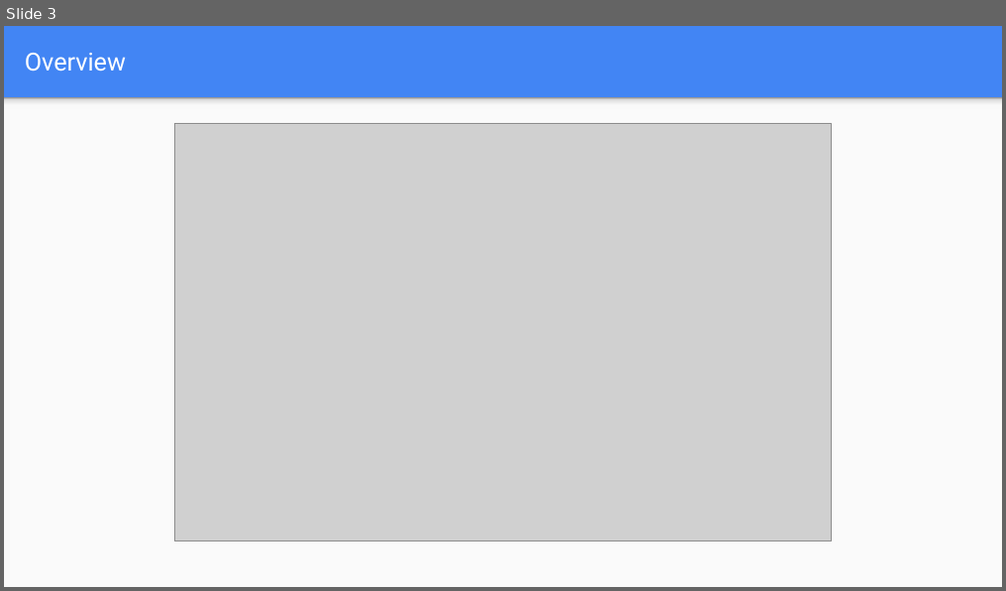
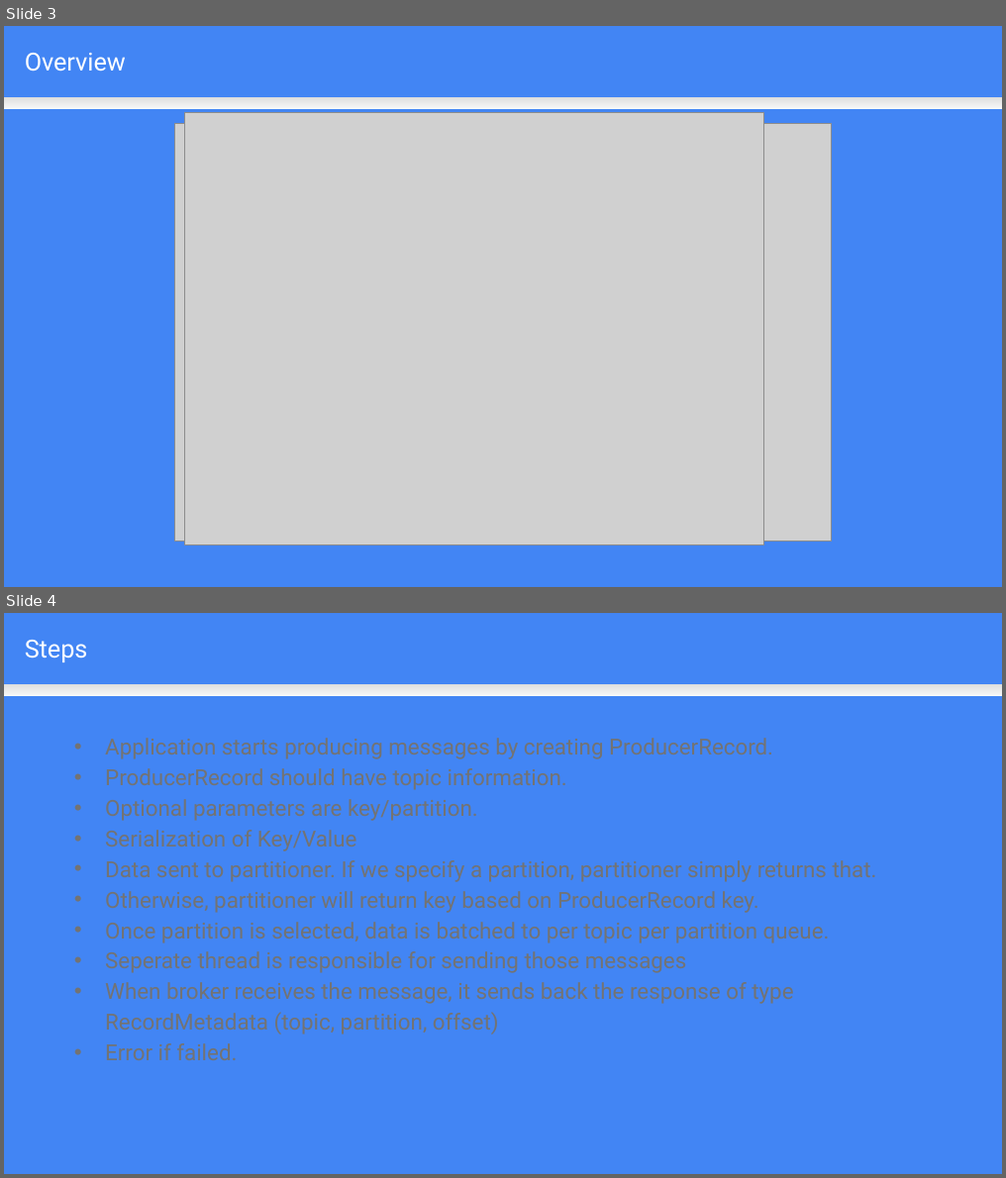
Before and after one commit to edyoda/kafka-cassandra-tutorial, a slide deck: Kafka Producsers.pptx. Shown one above the other, each under a label of ours: slide 3 before the commit, slides 3 and 4 after it. The pictures are 1006x591 and 1006x1178 pixels, drawn with LibreOffice and Linux fonts; fonts in the diff are those of the drawing; grey boxes stand for pictures. Boxes give left, top, right and bottom in pixels: in the first picture for what was removed or moved away, otherwise in the second. Text is boxed around its words. In the diff, an @@ line names an element or a change of style, - is before the commit and + after.

```diff
--- a/Kafka Producsers.pptx
+++ b/Kafka Producsers.pptx
@@ slide 4 added at <box>4,613,1002,1174</box>, background #4285F4; not listed: 1 template element that a slide beside it also shows @@
@@ text added at <box>25,640,88,663</box>, 18 pt, text #FFFFFF @@
+Steps
@@ text added at <box>105,738,877,1060</box>, 16 pt, text #737373 @@
+• Application starts producing messages by creating ProducerRecord.
+• ProducerRecord should have topic information.
+• Optional parameters are key/partition.
+• Serialization of Key/Value
+• Data sent to partitioner. If we specify a partition, partitioner simply returns that.
+• Otherwise, partitioner will return key based on ProducerRecord key.
+• Once partition is selected, data is batched to per topic per partition queue.
+• Seperate thread is responsible for sending those messages
+• When broker receives the message, it sends back the response of type RecordMetadata (topic, partition, offset)
+• Error if failed.
@@ slide 3 changed as well @@
@@ rectangle at <box>4,98,1002,110</box>: fill gradient #F9F9F9 to #DEDEDE to #999999 to gradient #F9F9F9 to #DEDEDE @@
@@ rectangle removed at <box>4,98,1002,587</box> @@
@@ picture added at <box>184,113,763,546</box> @@
```
Also in this commit, not shown: 7 other slides changed, 1 other slide added, 3 other files.
